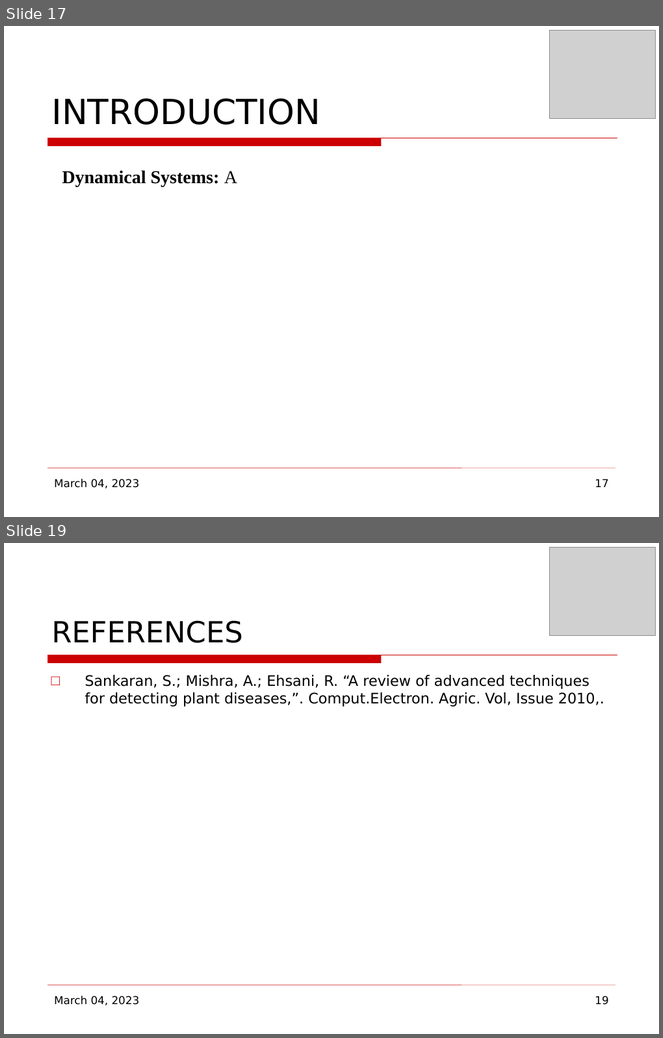
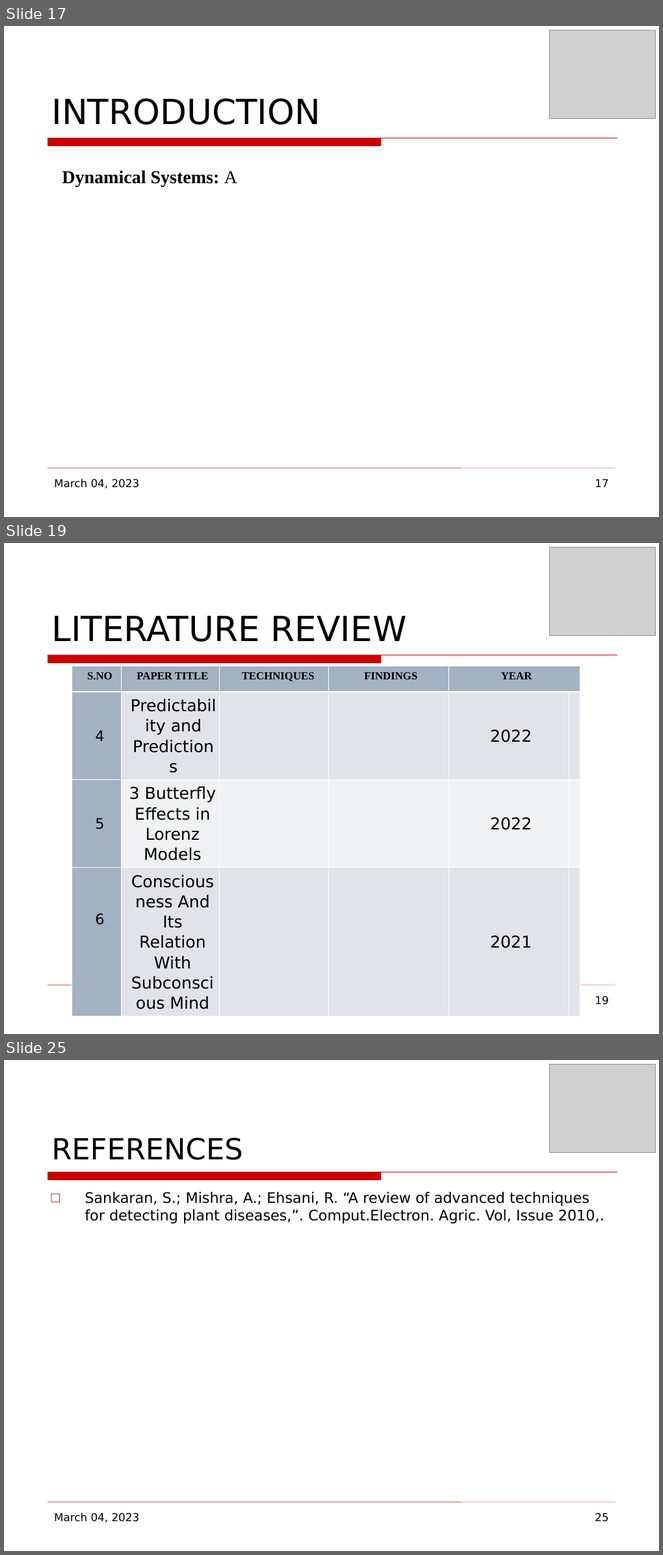
Before and after one commit to mohitlabs/Research, a slide deck: Emotionally Intelligent Machines(EIM's) & Sentiment Synthesis based on Ancient Vedic Astrology/Conference Paper.odp. Shown one above the other, each under a label of ours: slides 17 and 19 before the commit, slides 17, 19 and 25 after it; the slides between them are not shown. The pictures are 663x1038 and 663x1555 pixels, drawn with LibreOffice and Linux fonts; fonts in the diff are those of the drawing; grey boxes stand for pictures; background and template pictures are left out. Boxes give left, top, right and bottom in pixels: in the first picture for what was removed or moved away, otherwise in the second. Text is boxed around its words. In the diff, an @@ line names an element or a change of style, - is before the commit and + after.

```diff
--- a/Emotionally Intelligent Machines(EIM's) & Sentiment Synthesis based on Ancient Vedic Astrology/Conference Paper.odp
+++ b/Emotionally Intelligent Machines(EIM's) & Sentiment Synthesis based on Ancient Vedic Astrology/Conference Paper.odp
@@ slide 19 added at bbox=[4, 543, 659, 1034], background picture (left out); not listed: 2 template elements that a slide beside it also shows @@
@@ picture added at bbox=[550, 548, 655, 636] @@
@@ title added at bbox=[51, 616, 407, 642], 38 pt, text #000000 @@
+LITERATURE REVIEW
@@ table added at bbox=[72, 667, 574, 1012], 4 rows, 6 columns @@
+S.NO | PAPER TITLE | TECHNIQUES | FINDINGS | YEAR | 
+4 | Predictability and Predictions |  |  | 2022 | 
+5 | 3 Butterfly Effects in Lorenz Models |  |  | 2022 | 
+6 | Consciousness And Its Relation With Subconscious Mind |  |  | 2021 | 
@@ page number added at bbox=[595, 996, 608, 1005], 12 pt, text #000000 @@
+19
@@ what was slide 19 is now slide 25 @@
@@ page number at bbox=[595, 1513, 608, 1522]: text changed @@
-19
+25
```
Also in this commit, not shown: 2 slides changed, 5 other slides added, 1 other file.
